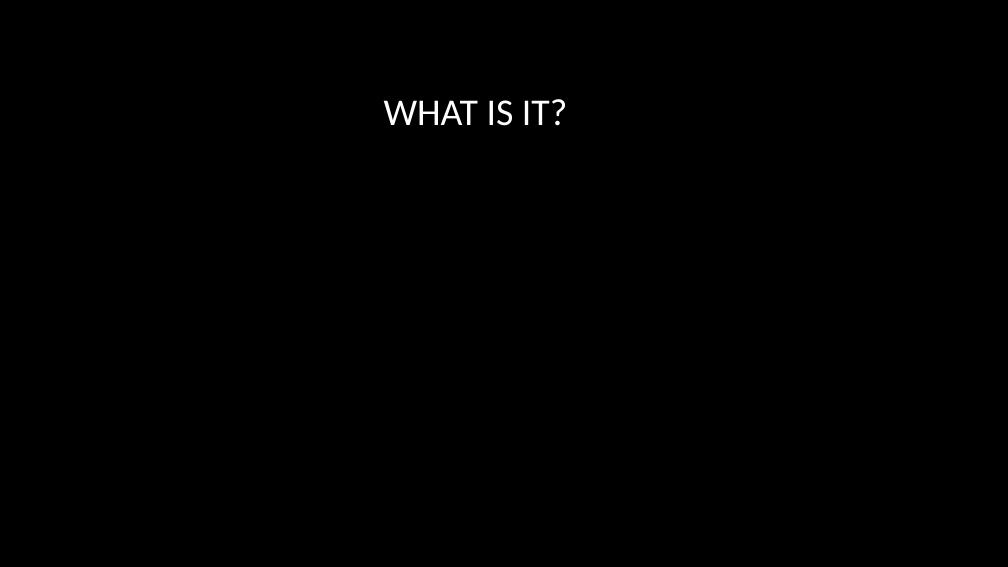
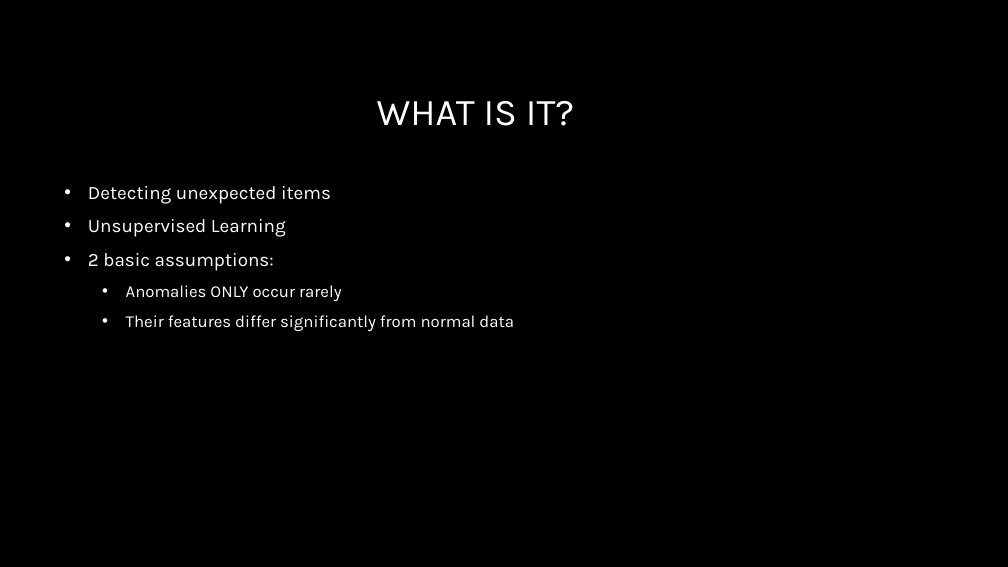
Before and after one commit to mdominguez2010/anomaly_detection, a slide deck: slide 2 of anomaly_detection.pptx. Drawn at 1008x567 pixels with LibreOffice and Linux fonts; fonts in the diff are those of the drawing; background and template pictures are left out. Boxes give left, top, right and bottom in pixels: in the first picture for what was removed or moved away, otherwise in the second. Text is boxed around its words. In the diff, an @@ line names an element or a change of style, - is before the commit and + after.

```diff
--- a/anomaly_detection.pptx
+++ b/anomaly_detection.pptx
@@ title "WHAT IS IT?" at (377, 101, 574, 126): font Calibri to Karla @@
@@ text added at (88, 186, 514, 331), 16 pt, text #FFFFFF @@
+• Detecting unexpected items
+• Unsupervised Learning
+• 2 basic assumptions:
+  • Anomalies ONLY occur rarely
+  • Their features differ significantly from normal data
```
Also in this commit, not shown: 2 other slides changed, 2 slides added.
